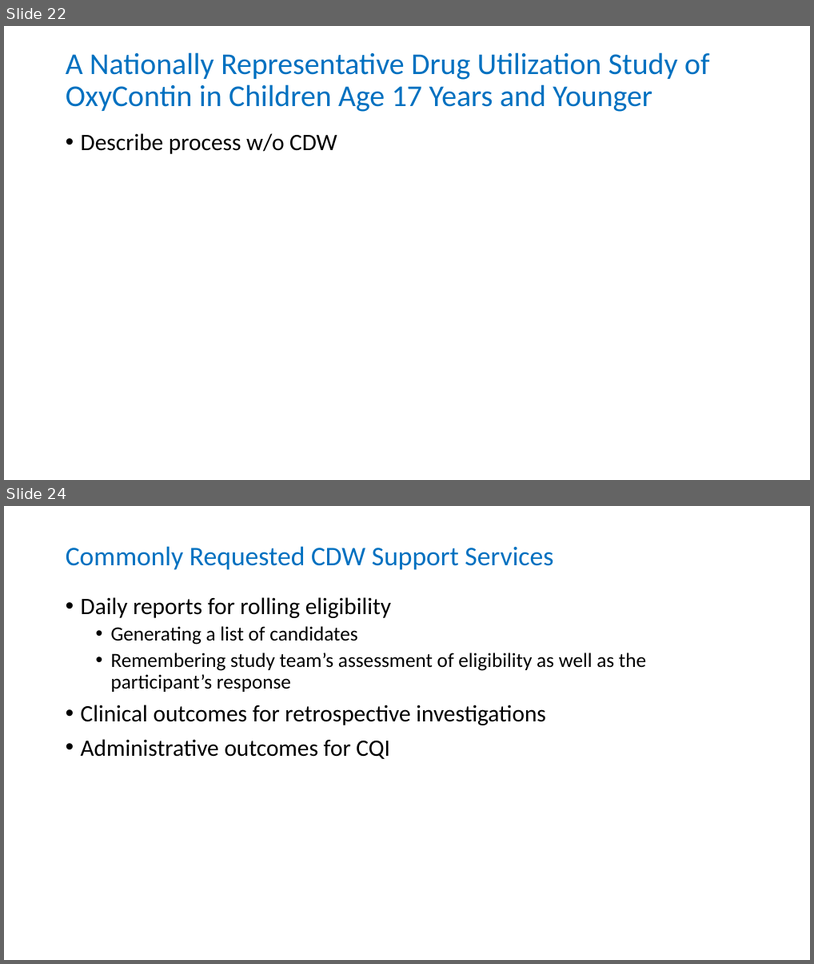
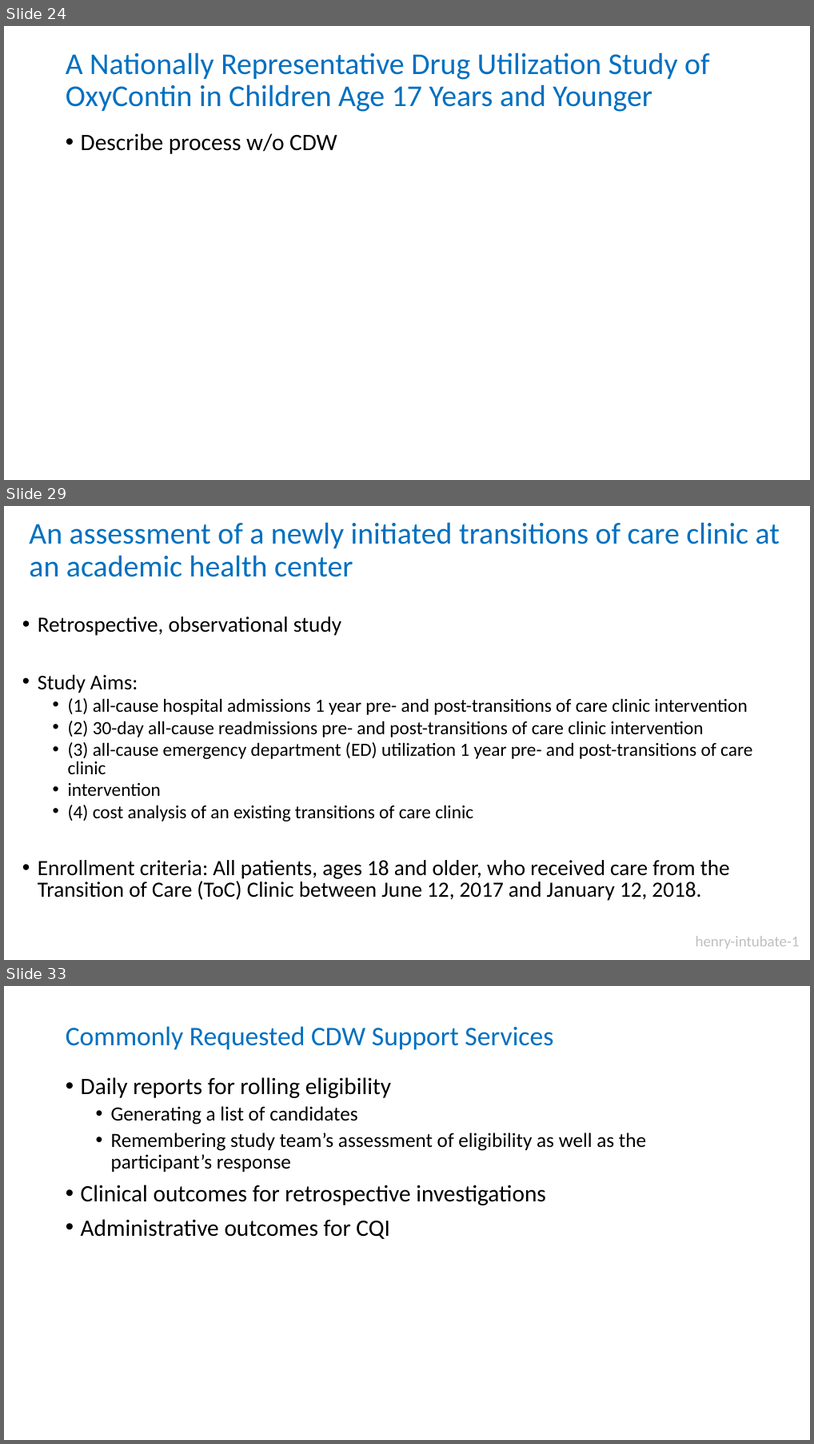
Before and after one commit to OuhscBbmc/prairie-outpost-public, a slide deck: publications/presentation-2019-06-idea/ispctn-regional-conference-2019-06.pptx. Shown one above the other, each under a label of ours: slides 22 and 24 before the commit, slides 24, 29 and 33 after it; the slides between them are not shown. The pictures are 814x964 and 814x1444 pixels, drawn with LibreOffice and Linux fonts; fonts in the diff are those of the drawing. Boxes give left, top, right and bottom in pixels: in the first picture for what was removed or moved away, otherwise in the second. Text is boxed around its words. In the diff, an @@ line names an element or a change of style, - is before the commit and + after.

```diff
--- a/publications/presentation-2019-06-idea/ispctn-regional-conference-2019-06.pptx
+++ b/publications/presentation-2019-06-idea/ispctn-regional-conference-2019-06.pptx
@@ slide 29 added at [4,506,810,960], background #FFFFFF @@
@@ title added at [29,522,780,577], 36 pt, text #0070C0 @@
+An assessment of a newly initiated transitions of care clinic at an academic health center
@@ text added at [38,616,753,900], 22.2 pt, text #000000 @@
+• Retrospective, observational study
+• Study Aims:
+  • (1) all-cause hospital admissions 1 year pre- and post-transitions of care clinic intervention
+  • (2) 30-day all-cause readmissions pre- and post-transitions of care clinic intervention
+  • (3) all-cause emergency department (ED) utilization 1 year pre- and post-transitions of care clinic
+  • intervention
+  • (4) cost analysis of an existing transitions of care clinic
+• Enrollment criteria: All patients, ages 18 and older, who received care from the Transition of Care (ToC) Clinic between June 12, 2017 and January 12, 2018.
@@ text added at [696,936,800,948], 18 pt, text #BFBFBF @@
+henry-intubate-1
@@ what was slide 22 is now slide 24 @@
@@ what was slide 24 is now slide 33 @@
```
Also in this commit, not shown: 1 slide changed, 9 other slides added.
